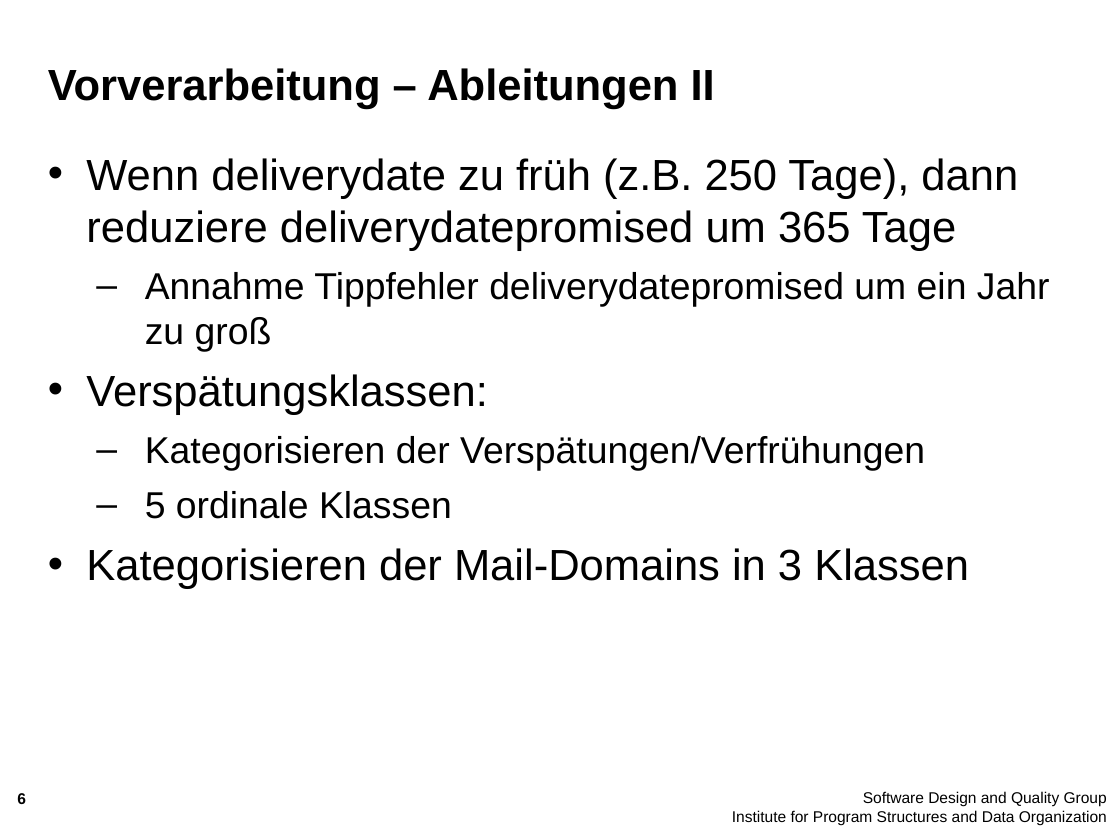
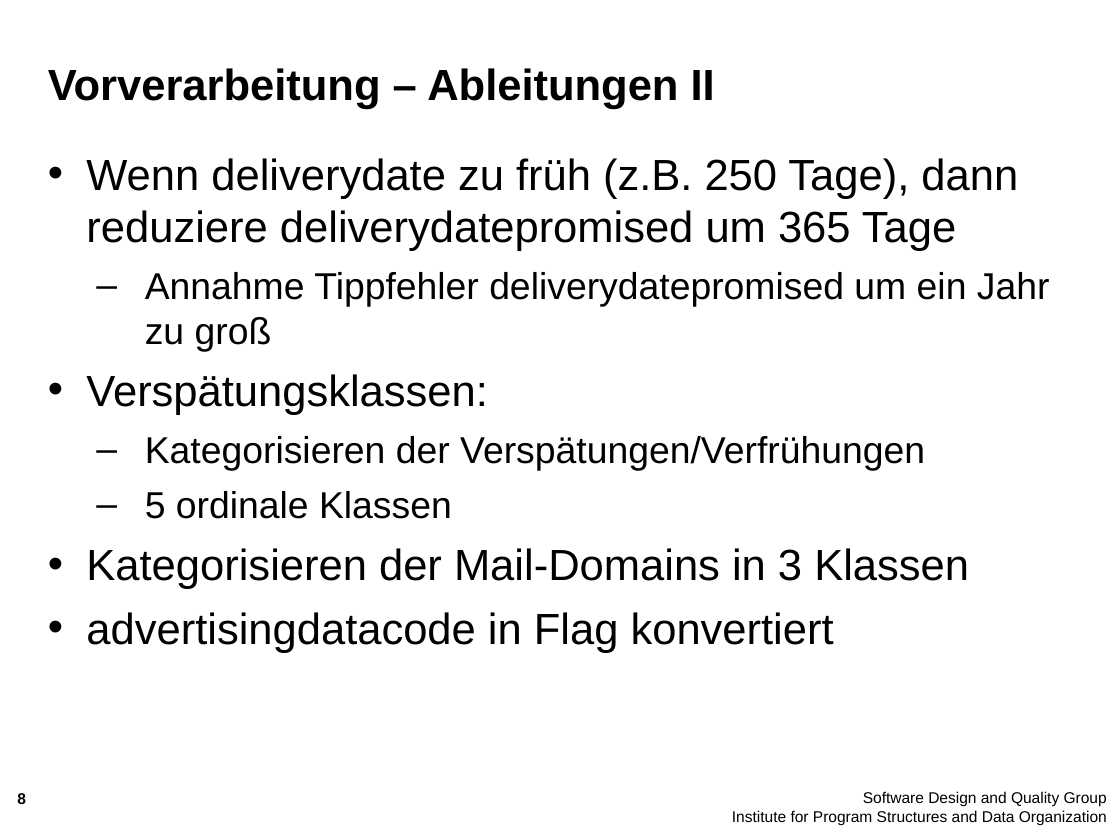
Before and after one commit to majdi14789/dwm10, a slide deck: slide 8 of Zwischenpräsentation/Zwischenstand.ppt (slide 6 before the commit). Drawn at 1120x840 pixels with LibreOffice and Linux fonts; fonts in the diff are those of the drawing; background and template pictures are left out. Boxes give left, top, right and bottom in pixels: in the first picture for what was removed or moved away, otherwise in the second. Text is boxed around its words. In the diff, an @@ line names an element or a change of style, - is before the commit and + after.

```diff
--- a/Zwischenpräsentation/Zwischenstand.ppt
+++ b/Zwischenpräsentation/Zwischenstand.ppt
@@ text at (86, 612, 834, 653): paragraph added @@
+• advertisingdatacode in Flag konvertiert
```
Also in this commit, not shown: 5 other slides changed, 3 slides added.
